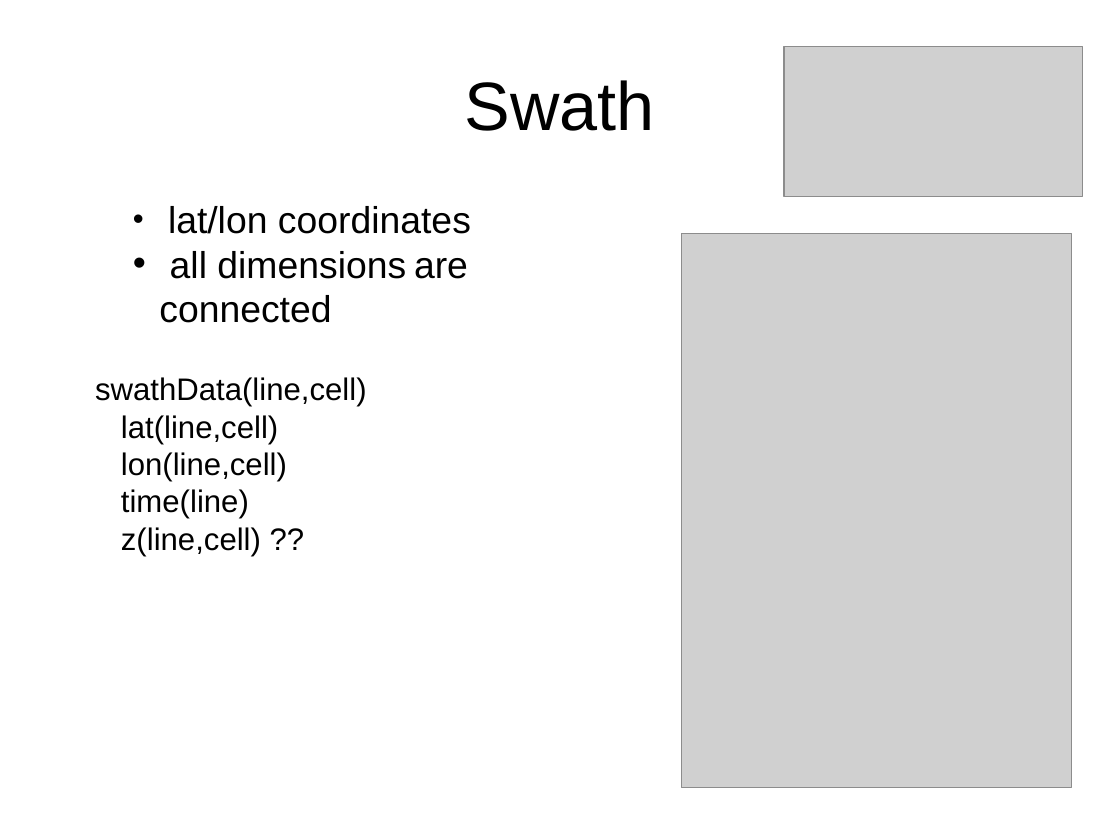
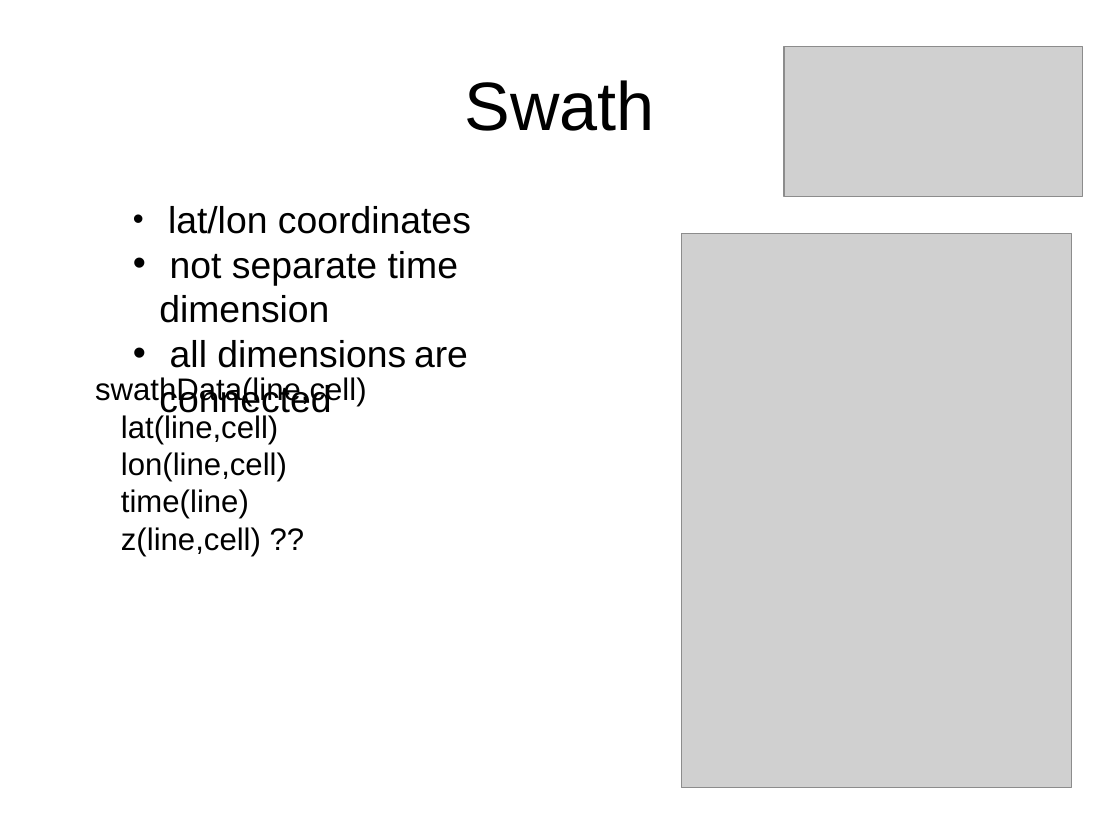
Before and after one commit to ooici-eoi/THREDDS, a slide deck: slide 31 of docs/web/netcdf-java/site/tutorial/CDMoverview.ppt (slide 32 before the commit). Drawn at 1120x840 pixels with LibreOffice and Linux fonts; fonts in the diff are those of the drawing; grey boxes stand for pictures; background and template pictures are left out. Boxes give left, top, right and bottom in pixels: in the first picture for what was removed or moved away, otherwise in the second. Text is boxed around its words. In the diff, an @@ line names an element or a change of style, - is before the commit and + after.

```diff
--- a/docs/web/netcdf-java/site/tutorial/CDMoverview.ppt
+++ b/docs/web/netcdf-java/site/tutorial/CDMoverview.ppt
@@ text at (x1=159, y1=251, x2=459, y2=323): paragraph added @@
+• not separate time dimension
```
Also in this commit, not shown: 1 other slide changed, 1 slide removed, 6 other files.
